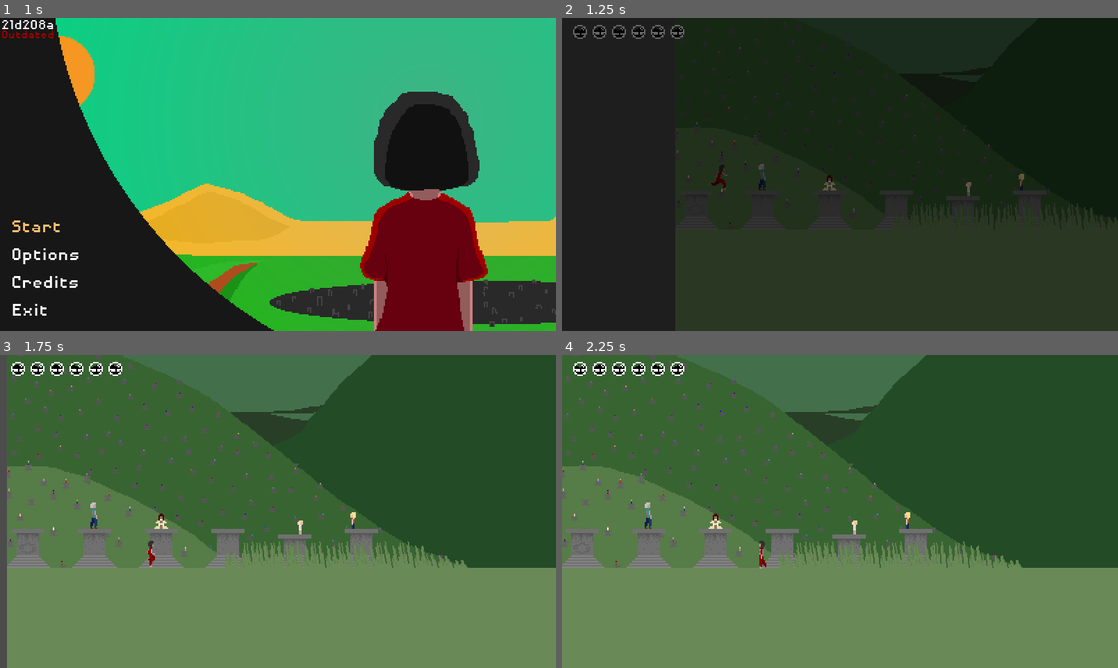
Above: before the commit, frames 1-4 (two rows, left to right).
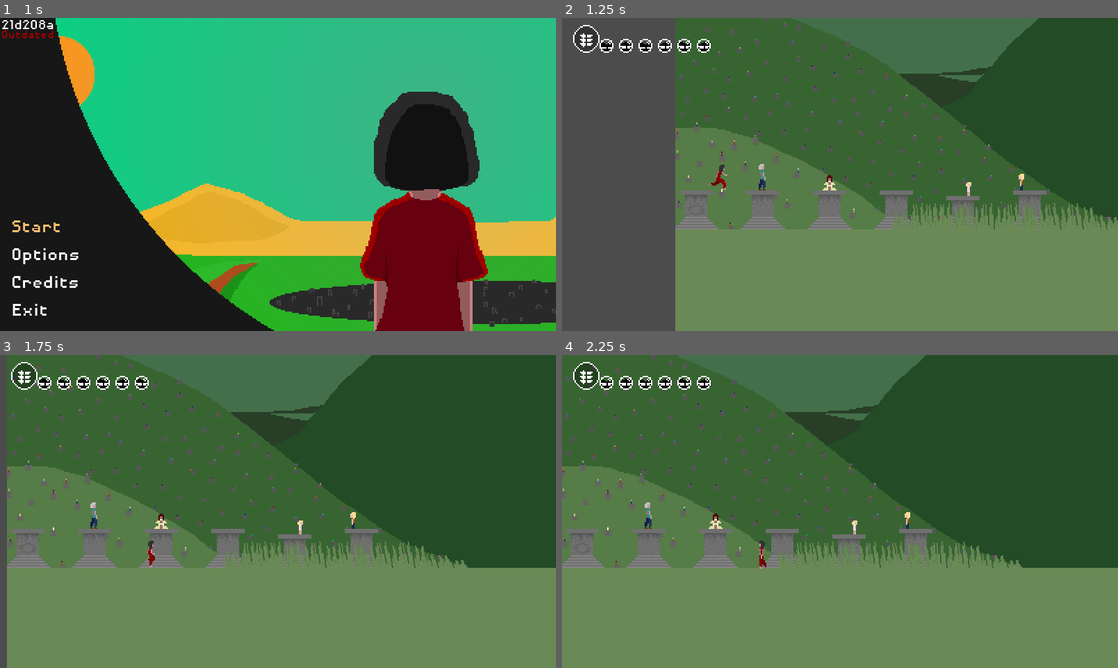
Above: after the commit, the same moments.

Repository: Lilith-In-Starlight/obsidian-glow
Game: Godot game, scene res://Menu.tscn
Two runs of this game, one before a commit and one after it. Both use one fixed random seed, a clock stepped at 60 frames per second and the inputs below.
Inputs:
- Up to frame 1 (1 s): tap Enter at 0.5 s; hold Right from 0.53 s (still down); tap Z at 0.6 s; tap Up at 0.77 s
- Up to frame 2 (1.25 s): keep holding Right
- Up to frame 3 (1.75 s): keep holding Right; tap X at 1.35 s; tap Up at 1.52 s
- Up to frame 4 (2.25 s): release Right at 2.03 s; hold Left from 2.03 s (still down); tap C at 2.1 s

Frame 1 is identical in both runs. In frame 2, 100% of the frame differs, in the area x 0-100%, y 0-100%; in frame 3, 1.2%; in frame 4, 1.2%.

Commit message:
Fully fleshed health system, added healing

Diff:
--- a/Areas/Outskirts/OutskirtsLeft.tscn
+++ b/Areas/Outskirts/OutskirtsLeft.tscn
@@ -48,7 +48,7 @@
 
 [node name="CollisionPolygon2D" type="CollisionPolygon2D" parent="World"]
 modulate = Color( 1, 1, 1, 0.294118 )
-polygon = PoolVector2Array( -209, 135, -117, 136, -94, 143, -27, 167, -2, 175, 24, 181, 44, 190, 69, 203, 101, 214, 142, 225, 194, 225, 194, 236, 224, 236, 224, 225, 416, 224, 416, 288, 451, 288, 451, 222, 503, 222, 503, 232, 654, 231, 653, 28, 678, 28, 679, 309, -243, 305, -243, 59, -209, 60 )
+polygon = PoolVector2Array( -209, 135, -117, 136, -94, 143, -27, 167, -2, 175, 24, 181, 44, 190, 69, 203, 101, 214, 142, 225, 194, 225, 194, 236, 224, 236, 224, 225, 416, 225, 416, 288, 451, 288, 451, 222, 503, 222, 503, 232, 654, 232, 653, 28, 678, 28, 679, 309, -243, 305, -243, 59, -209, 60 )
 
 [node name="Enemies" type="Node2D" parent="."]
 
--- a/Autoload/Persistent.gd
+++ b/Autoload/Persistent.gd
@@ -27,7 +27,9 @@
 
 var loaded_scene := ""
 
+var max_health := 6
 var health := 6
+var shadow := 0.0
 
 
 var Env := Environment.new()
--- a/DialogueObject.gd
+++ b/DialogueObject.gd
@@ -80,8 +80,9 @@
 							show_text = true
 					OPTIONS.SCENE_CHANGE:
 						Player.call("enter_door", position.x)
-						scene_enter = "d"
-						Player.connect("door_entered", self, "on_door_entered", [], 4)
+						Persistent.entered_from = get_tree().current_scene.filename.replace("res://Areas/", "").replace(".tscn", "")
+						Persistent.next_scene = down_scene
+						Persistent.SChangeTimer.start()
 			if Player.move_up and up_button != OPTIONS.NONE:
 				match up_button:
 					OPTIONS.TEXT:
@@ -92,9 +93,9 @@
 							show_text = true
 					OPTIONS.SCENE_CHANGE:
 						Player.call("enter_door", position.x)
-						scene_enter = "u"
+						Persistent.next_scene = up_scene
 						Persistent.entered_from = get_tree().current_scene.filename.replace("res://Areas/", "").replace(".tscn", "")
-						Player.connect("door_entered", self, "on_door_entered", [], 4)
+						Persistent.SChangeTimer.start()
 		else:
 			Buttons.modulate.a = move_toward(Buttons.modulate.a, 0.0, 0.08)
 			if show_text:
@@ -118,19 +119,3 @@
 			draw_rect(Rect2(-3, -3, 4, 4), Color(0.9,0.5,0.1))
 		else:
 			draw_rect(Rect2(-2, -2, 2, 2), Color(0.9,0.5,0.1))
-
-func on_door_entered():
-	match scene_enter:
-		"d":
-			Persistent.next_scene = down_scene
-			if down_exit_side == DIRS.LEFT:
-				Persistent.player_cutscene = "exit_l"
-			else:
-				Persistent.player_cutscene = "exit_r"
-		"u":
-			Persistent.next_scene = up_scene
-			if up_exit_side == DIRS.LEFT:
-				Persistent.player_cutscene = "exit_l"
-			else:
-				Persistent.player_cutscene = "exit_r"
-	Persistent.SChangeTimer.start()
--- a/Enemies/LowAngel.gd
+++ b/Enemies/LowAngel.gd
@@ -77,6 +77,7 @@
 	move_and_slide(speed, Vector2.UP)
 
 func attacked(d, pos, s):
+	Persistent.shadow += 1.0 + randf()*2.0
 	speed = (position-pos).normalized()*200 + s
 	health -= d
 
--- a/Enemies/LowAngel.tscn
+++ b/Enemies/LowAngel.tscn
@@ -70,19 +70,19 @@
 
 [sub_resource type="AtlasTexture" id=17]
 atlas = ExtResource( 4 )
-region = Rect2( 74, 0, 37, 26 )
+region = Rect2( 0, 0, 37, 26 )
 
 [sub_resource type="AtlasTexture" id=18]
 atlas = ExtResource( 4 )
-region = Rect2( 0, 0, 37, 26 )
+region = Rect2( 37, 0, 37, 26 )
 
 [sub_resource type="AtlasTexture" id=19]
-atlas = ExtResource( 4 )
-region = Rect2( 37, 0, 37, 26 )
+atlas = ExtResource( 1 )
+region = Rect2( 96, 0, 12, 28 )
 
 [sub_resource type="AtlasTexture" id=20]
-atlas = ExtResource( 1 )
-region = Rect2( 96, 0, 12, 28 )
+atlas = ExtResource( 4 )
+region = Rect2( 74, 0, 37, 26 )
 
 [sub_resource type="SpriteFrames" id=21]
 animations = [ {
@@ -96,19 +96,19 @@
 "name": "attack",
 "speed": 5.0
 }, {
-"frames": [ SubResource( 17 ) ],
-"loop": true,
-"name": "dead",
-"speed": 5.0
-}, {
-"frames": [ SubResource( 18 ), SubResource( 19 ) ],
+"frames": [ SubResource( 17 ), SubResource( 18 ) ],
 "loop": false,
 "name": "die",
 "speed": 5.0
 }, {
+"frames": [ SubResource( 19 ) ],
+"loop": true,
+"name": "release",
+"speed": 5.0
+}, {
 "frames": [ SubResource( 20 ) ],
 "loop": true,
-"name": "release",
+"name": "dead",
 "speed": 5.0
 } ]
 
@@ -123,7 +123,6 @@
 
 [node name="AnimatedSprite" type="AnimatedSprite" parent="."]
 frames = SubResource( 21 )
-frame = 1
 playing = true
 flip_h = true
 
--- a/HUD/HUD.gd
+++ b/HUD/HUD.gd
@@ -49,12 +49,15 @@
 		new_notch.name = "Notch" + str(i)
 
 func _process(delta):
+	$Darkness.value = lerp($Darkness.value, Persistent.shadow, 0.2)
+	if Persistent.shadow > 12:
+		Persistent.shadow = 12
 	var HealthThere := $Health.get_children().size()
-	while HealthThere < Persistent.health:
+	while HealthThere < Persistent.health and Persistent.health >= 0:
 		var NewFlask := FLASK.instance()
 		$Health.add_child(NewFlask)
 		HealthThere += 1
-	while HealthThere > Persistent.health:
+	while HealthThere > Persistent.health and Persistent.health >= 0:
 		$Health.remove_child($Health.get_children()[0])
 		HealthThere -= 1
 
@@ -64,9 +67,9 @@
 		if Persistent.health > 1:
 			attacked_vignette = move_toward(attacked_vignette, 0.0, 0.01)
 		else:
-			attacked_vignette = move_toward(attacked_vignette, 0.5, 0.01)
+			attacked_vignette = move_toward(attacked_vignette, 0.35, 0.01)
 		match Persistent.player_cutscene:
-			"leave_l", "leave_r":
+			"leave_l", "leave_r", "door":
 				CutsceneFade.modulate.a = move_toward(CutsceneFade.modulate.a, 1.0, 0.05)
 			"train":
 				CutsceneFade.modulate.a = move_toward(CutsceneFade.modulate.a, 1.0, 0.005)
--- a/HUD/HUD.tscn
+++ b/HUD/HUD.tscn
@@ -1,9 +1,11 @@
-[gd_scene load_steps=9 format=2]
+[gd_scene load_steps=11 format=2]
 
 [ext_resource path="res://HUD/HUD.gd" type="Script" id=1]
 [ext_resource path="res://Sprites/HUD/Abilities/notchselect.png" type="Texture" id=2]
 [ext_resource path="res://Sprites/HUD/Abilities/center.png" type="Texture" id=3]
 [ext_resource path="res://Sprites/HUD/HurtVignette.png" type="Texture" id=4]
+[ext_resource path="res://Sprites/HUD/Health/DarknessEmpty.png" type="Texture" id=5]
+[ext_resource path="res://Sprites/HUD/Health/DarknessFull.png" type="Texture" id=6]
 
 [sub_resource type="StyleBoxFlat" id=1]
 bg_color = Color( 0, 0, 0, 0.498039 )
@@ -32,10 +34,24 @@
 layer = 4
 
 [node name="HUD" type="Control" parent="."]
-visible = false
 anchor_right = 1.0
 anchor_bottom = 1.0
 script = ExtResource( 1 )
+__meta__ = {
+"_edit_use_anchors_": false
+}
+
+[node name="Darkness" type="TextureProgress" parent="HUD"]
+anchor_left = 0.02
+anchor_top = 0.02
+anchor_right = 0.02
+anchor_bottom = 0.02
+margin_right = 19.0
+margin_bottom = 20.0
+max_value = 12.0
+texture_under = ExtResource( 5 )
+texture_progress = ExtResource( 6 )
+fill_mode = 3
 __meta__ = {
 "_edit_use_anchors_": false
 }
@@ -45,8 +61,10 @@
 anchor_top = 0.02
 anchor_right = 0.1
 anchor_bottom = 0.05
-margin_right = 8.0
-margin_bottom = 8.0
+margin_left = 19.0
+margin_top = 10.5
+margin_right = 27.0
+margin_bottom = 13.75
 __meta__ = {
 "_edit_use_anchors_": false
 }
@@ -92,6 +110,7 @@
 }
 
 [node name="Cutscene" type="Panel" parent="HUD"]
+visible = false
 anchor_right = 1.0
 anchor_bottom = 1.0
 custom_styles/panel = SubResource( 2 )
--- a/Neptune.gd
+++ b/Neptune.gd
@@ -72,6 +72,8 @@
 
 var invulnerable := false
 var IvulnerableTimer := Timer.new()
+
+var using_shadow := 0.0 # The amount of shadow that has been used for healing
 
 func _ready():
 	if Persistent.health <= 0:
@@ -106,6 +108,8 @@
 	IvulnerableTimer.connect("timeout", self, "vulnerable_again")
 
 func _process(delta):
+	if Persistent.health > Persistent.max_health:
+		Persistent.health = Persistent.max_health
 	Cam.rotating = true
 	trauma = lerp(trauma, shake, 0.8)
 	shake = move_toward(shake, 0.0, 0.02)
@@ -176,7 +180,6 @@
 
 
 func _physics_process(delta):
-
 	if Persistent.health > 0:
 		$DeathParticles.emitting = false
 		DashParticle.visible = current_state == STATES.DASH
@@ -238,8 +241,17 @@
 				# Directions for the sprites
 				if speed.x > 0:
 					direction = "_r"
+					using_shadow = 0
 				elif speed.x < 0:
 					direction = "_l"
+					using_shadow = 0
+				else:
+					if move_down and Persistent.shadow - 0.08 >= 0.0:
+						using_shadow += 0.08
+						Persistent.shadow -= 0.08
+						if using_shadow > 4.0:
+							using_shadow = 0.0
+							Persistent.health += 1
 
 				# Ground Animations
 				if not swording:
@@ -372,8 +384,12 @@
 		speed = move_and_slide_with_snap(speed, Vector2.DOWN, Vector2.UP, true)
 		move_and_slide_with_snap(knockback, Vector2.DOWN, Vector2.UP, true)
 		knockback *= 0.5 # Knockback speed is reduced by half every frame
+
 	else:
 		play("death")
+		Persistent.shadow -= 0.2
+		if Persistent.loaded_scene == "":
+			Persistent.loaded_scene = "res://Areas/Field/Field.tscn"
 		Persistent.entered_from = Persistent.loaded_scene.replace("res://Areas/", "").replace(".tscn", "")
 		Persistent.next_scene = load(Persistent.loaded_scene)
 	# Used to check whether the player is holding these keys
@@ -436,6 +452,7 @@
 		$DeathParticles.emitting = false
 		Persistent.SChangeTimer.start()
 		Persistent.first_load =  true
+		Persistent.shadow = 0.0
 
 # When the player is commanded to enter a door
 func enter_door(x):
@@ -467,7 +484,6 @@
 		position = last_safe_pos
 		Persistent.health -= 1
 		emit_signal("health_change", -1)
-		Engine.time_scale = 0.05
 		shake = 0.3
 		invulnerable = true
 		IvulnerableTimer.start()
Binary file added: Sprites/HUD/Health/DarknessEmpty.png
Not shown, added: Sprites/HUD/Health/DarknessEmpty.png.import
Binary file added: Sprites/HUD/Health/DarknessFull.png
Not shown, added: Sprites/HUD/Health/DarknessFull.png.import
